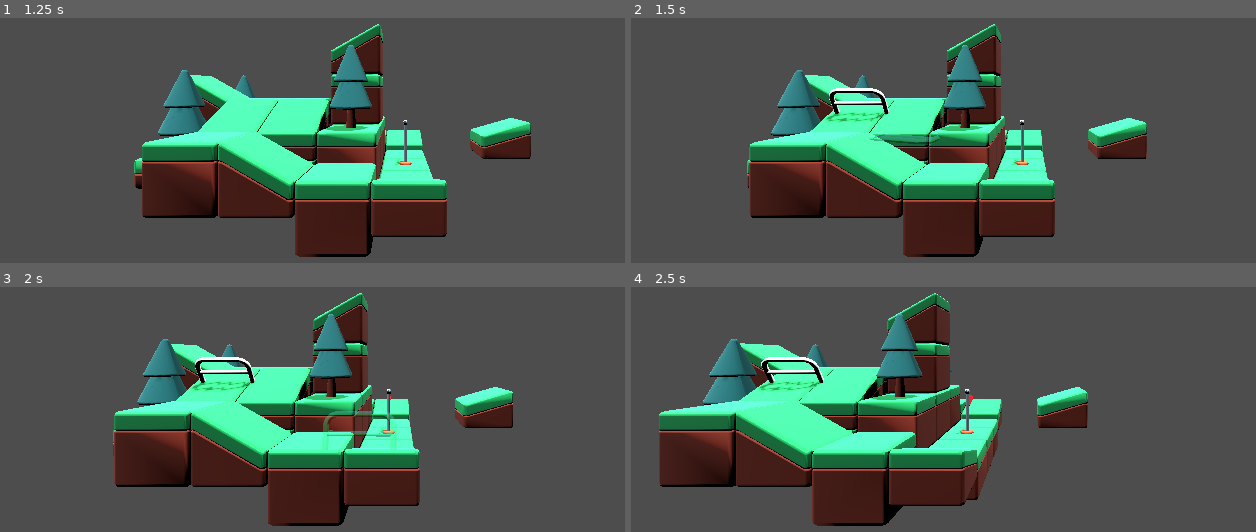
Above: before the commit, frames 1-4 (two rows, left to right).
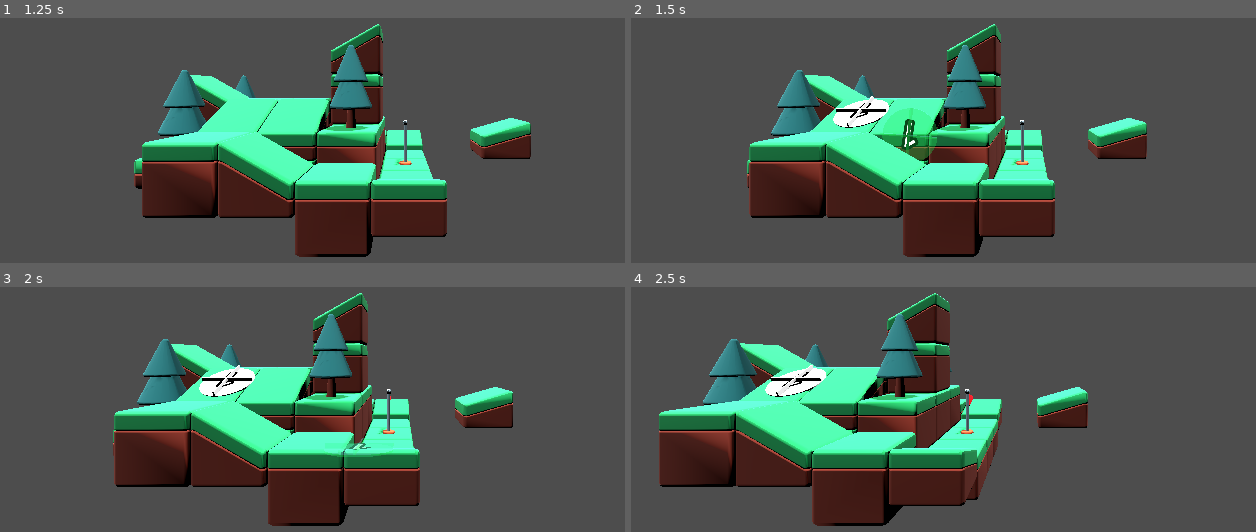
Above: after the commit, the same moments.

Repository: Jetpackjules/Marble-Path
Game: Godot game, scene res://test_level.tscn
Same seed, same stepped clock (60 frames per second), same inputs: the game is played once before the commit and once after it.
Inputs (mouse positions are in pixels of both pictures, inside the frame that each line leads up to):
- Up to frame 1 (1.25 s): tap Enter at 0.5 s; move the mouse to (575, 67) at 0.52 s; hold Right (ui_right) from 0.53 s (still down); hold Middle mouse button (mouse_middle_click) from 0.53 s (still down); click (575, 67) at 0.67 s; tap Mouse wheel down (scroll_down) at 0.8 s
- Up to frame 2 (1.5 s): release Right (ui_right) at 1.25 s; release Middle mouse button (mouse_middle_click) at 1.25 s; drag from (868, 113) to (993, 179) at 1.27 s
- Up to frame 3 (2 s): no input
- Up to frame 4 (2.5 s): move the mouse to (outside the picture) at 2.02 s; hold Right (ui_right) from 2.03 s (still down); hold Mouse wheel up (scroll_up) from 2.03 s (still down); click (outside the picture) at 2.17 s; tap Middle mouse button (mouse_middle_click) at 2.3 s

Frame 1 is identical in both runs. In frame 2, 2.4% of the frame differs, in the area x 30-50%, y 28-59%; in frame 3, 1.8%; in frame 4, 1.1%.
Error before the commit: Invalid call. Nonexistent function 'is_in_group' in base 'Nil'. (res://Pointer.gd:116)

Commit message:
made rotator incremental

Diff:
--- a/Items/Push_Pad.tscn
+++ b/Items/Push_Pad.tscn
@@ -5,23 +5,24 @@
 
 [sub_resource type="Animation" id="Animation_ee8q1"]
 resource_name = "Push"
-length = 3.0
+length = 10.0
+loop_mode = 1
 tracks/0/type = "value"
 tracks/0/imported = false
 tracks/0/enabled = true
-tracks/0/path = NodePath(".:position:y")
-tracks/0/interp = 2
+tracks/0/path = NodePath(".:rotation:y")
+tracks/0/interp = 1
 tracks/0/loop_wrap = true
 tracks/0/keys = {
-"times": PackedFloat32Array(0, 1, 3),
-"transitions": PackedFloat32Array(1, 1, 1),
+"times": PackedFloat32Array(0, 10),
+"transitions": PackedFloat32Array(1, 1),
 "update": 0,
-"values": [0.0, 1.0, 0.0]
+"values": [0.0, 6.283]
 }
 
 [sub_resource type="AnimationLibrary" id="AnimationLibrary_ba252"]
 _data = {
-"Push": SubResource("Animation_ee8q1")
+"Spin": SubResource("Animation_ee8q1")
 }
 
 [sub_resource type="PhysicsMaterial" id="PhysicsMaterial_mg38t"]
--- /dev/null
+++ b/Items/Rotator_Platform.gd
@@ -0,0 +1,48 @@
+extends Node3D
+
+@onready var anim_player: AnimationPlayer = $AnimationPlayer
+@onready var anim_body: AnimatableBody3D = $Rotator_Platform_Moving
+@onready var label: Label3D = $Rotator_Platform_Moving/Power_Label
+@onready var mesh: MeshInstance3D = $Rotator_Platform_Moving/Rotation_Platform
+
+@export var Rotation_Speed: int = 1
+
+
+func _ready():
+	anim_player.speed_scale = Rotation_Speed
+	label.text = str(Rotation_Speed)
+	rotation = Vector3(0,0,0)
+
+func spin() -> void:
+	anim_player.play("Spin")
+
+
+func _on_ball_detection_body_entered(body):
+	spin()
+
+func _on_ball_detection_body_exited(body):
+#	anim_player.stop(false)
+	pass
+
+
+func _input(event):
+	if mouse_over:
+		if event.is_action_pressed("scroll_up"):
+			anim_body.sync_to_physics = true
+			Rotation_Speed += 1
+			anim_player.speed_scale = Rotation_Speed
+			label.text = str(Rotation_Speed)
+		elif event.is_action_pressed("scroll_down"):
+			Rotation_Speed -= 1
+			anim_player.speed_scale = Rotation_Speed
+			label.text = str(Rotation_Speed)
+
+var mouse_over: bool = false
+
+func _on_rotator_platform_moving_mouse_entered():
+	mouse_over = true
+	anim_body.sync_to_physics = true
+
+
+func _on_rotator_platform_moving_mouse_exited():
+	mouse_over = false
--- /dev/null
+++ b/Items/Rotator_Platform.tscn
@@ -0,0 +1,110 @@
+[gd_scene load_steps=11 format=3 uid="uid://dgh51yyfcxmj5"]
+
+[ext_resource type="Script" path="res://Items/Rotator_Platform.gd" id="1_lfiob"]
+[ext_resource type="Material" uid="uid://cp6jeysr1txt5" path="res://Items/Default_Material.tres" id="2_qwea2"]
+
+[sub_resource type="Animation" id="Animation_ee8q1"]
+resource_name = "Push"
+length = 3.0
+tracks/0/type = "value"
+tracks/0/imported = false
+tracks/0/enabled = true
+tracks/0/path = NodePath(".:rotation:y")
+tracks/0/interp = 1
+tracks/0/loop_wrap = true
+tracks/0/keys = {
+"times": PackedFloat32Array(0, 3),
+"transitions": PackedFloat32Array(1, 1),
+"update": 0,
+"values": [0.0, 1.571]
+}
+
+[sub_resource type="AnimationLibrary" id="AnimationLibrary_ba252"]
+_data = {
+"Spin": SubResource("Animation_ee8q1")
+}
+
+[sub_resource type="PhysicsMaterial" id="PhysicsMaterial_ic1yk"]
+bounce = 1.0
+absorbent = true
+
+[sub_resource type="CylinderShape3D" id="CylinderShape3D_diel2"]
+height = 0.05
+radius = 0.9
+
+[sub_resource type="BoxShape3D" id="BoxShape3D_lxekb"]
+size = Vector3(1.5, 0.1, 1.5)
+
+[sub_resource type="CylinderMesh" id="CylinderMesh_lbvtw"]
+top_radius = 0.9
+bottom_radius = 0.9
+height = 0.05
+
+[sub_resource type="BoxShape3D" id="BoxShape3D_dh63n"]
+size = Vector3(1.8, 0.15, 0.05)
+
+[sub_resource type="BoxMesh" id="BoxMesh_4y73y"]
+size = Vector3(1.8, 0.15, 0.05)
+
+[node name="Rotator_Platform" type="Node3D" groups=["item"]]
+script = ExtResource("1_lfiob")
+
+[node name="AnimationPlayer" type="AnimationPlayer" parent="."]
+root_node = NodePath("../Rotator_Platform_Moving")
+reset_on_save = false
+playback_process_mode = 0
+speed_scale = 8.0
+libraries = {
+"": SubResource("AnimationLibrary_ba252")
+}
+
+[node name="Rotator_Platform_Moving" type="AnimatableBody3D" parent="."]
+transform = Transform3D(-0.000203653, 0, 1, 0, 1, 0, -1, 0, -0.000203653, 0, 0, 0)
+physics_material_override = SubResource("PhysicsMaterial_ic1yk")
+sync_to_physics = false
+
+[node name="Power_Label" type="Label3D" parent="Rotator_Platform_Moving"]
+transform = Transform3D(0.0626501, -0.998036, -4.36255e-08, 0, -4.37114e-08, 1, -0.998036, -0.0626501, -2.73852e-09, 0, 0.0784594, 0)
+text = "99"
+font_size = 224
+outline_size = 77
+
+[node name="CollisionShape3D" type="CollisionShape3D" parent="Rotator_Platform_Moving"]
+shape = SubResource("CylinderShape3D_diel2")
+
+[node name="Ball_Detection" type="Area3D" parent="Rotator_Platform_Moving"]
+transform = Transform3D(1, 0, 0, 0, 1, 0, 0, 0, 1, 0, -0.0303736, 0)
+collision_layer = 0
+collision_mask = 2
+
+[node name="CollisionShape3D" type="CollisionShape3D" parent="Rotator_Platform_Moving/Ball_Detection"]
+transform = Transform3D(1, 0, 0, 0, 1, 0, 0, 0, 1, 0, 0.074873, 0)
+shape = SubResource("BoxShape3D_lxekb")
+
+[node name="Rotation_Platform" type="MeshInstance3D" parent="Rotator_Platform_Moving"]
+transform = Transform3D(1, 0, 0, 0, 1, 0, 0, 0, 1, -0.0045166, 0, 0.00231934)
+mesh = SubResource("CylinderMesh_lbvtw")
+surface_material_override/0 = ExtResource("2_qwea2")
+
+[node name="CollisionShape3D3" type="CollisionShape3D" parent="Rotator_Platform_Moving"]
+transform = Transform3D(1, 0, 0, 0, 1, 0, 0, 0, 1, 0, 0.100087, 0)
+shape = SubResource("BoxShape3D_dh63n")
+
+[node name="MeshInstance3D" type="MeshInstance3D" parent="Rotator_Platform_Moving"]
+transform = Transform3D(1, 0, 0, 0, 1, 0, 0, 0, 1, 0, 0.1, 0)
+mesh = SubResource("BoxMesh_4y73y")
+skeleton = NodePath("../CollisionShape3D3")
+
+[node name="CollisionShape3D2" type="CollisionShape3D" parent="Rotator_Platform_Moving"]
+transform = Transform3D(-4.37114e-08, 0, 1, 0, 1, 0, -1, 0, -4.37114e-08, 0, 0.100087, 0)
+shape = SubResource("BoxShape3D_dh63n")
+
+[node name="MeshInstance3D2" type="MeshInstance3D" parent="Rotator_Platform_Moving"]
+transform = Transform3D(-4.37114e-08, 0, 1, 0, 1, 0, -1, 0, -4.37114e-08, 0, 0.1, 0)
+mesh = SubResource("BoxMesh_4y73y")
+skeleton = NodePath("../CollisionShape3D2")
+
+[connection signal="mouse_entered" from="Rotator_Platform_Moving" to="." method="_on_rotator_platform_moving_mouse_entered"]
+[connection signal="mouse_exited" from="Rotator_Platform_Moving" to="." method="_on_rotator_platform_moving_mouse_exited"]
+[connection signal="body_entered" from="Rotator_Platform_Moving/Ball_Detection" to="." method="_on_ball_detection_body_entered"]
+[connection signal="body_exited" from="Rotator_Platform_Moving/Ball_Detection" to="." method="_on_ball_detection_body_exited"]
--- a/Pointer.gd
+++ b/Pointer.gd
@@ -113,8 +113,9 @@
 
 func remove_item():
 	var item = get_mouse_click_pos(false, true)
-	if item.is_in_group("item"):
-		item.queue_free()
+	if item:
+		if item.is_in_group("item"):
+			item.queue_free()
 
 func change_mesh_material(instanced_scene, material: StandardMaterial3D, collision: bool) -> void:
 	if instanced_scene is MeshInstance3D:
--- a/marble_spawner.gd
+++ b/marble_spawner.gd
@@ -5,6 +5,7 @@
 
 func _input(event):
 	if event.is_action_pressed("spawn_marble"):
+#		for i in range (100):
 		var marble_instance = marble.instantiate()
 		get_tree().get_root().add_child(marble_instance)
 		marble_instance.global_position = global_position
Not shown, removed: Items/Pus2A.tmp
Not shown, removed: Items/Pus7967.tmp
Not shown, removed: tes5084.tmp
Not shown, removed: tes747.tmp
Not shown, added: tes946D.tmp
Not shown, removed: tesF074.tmp
